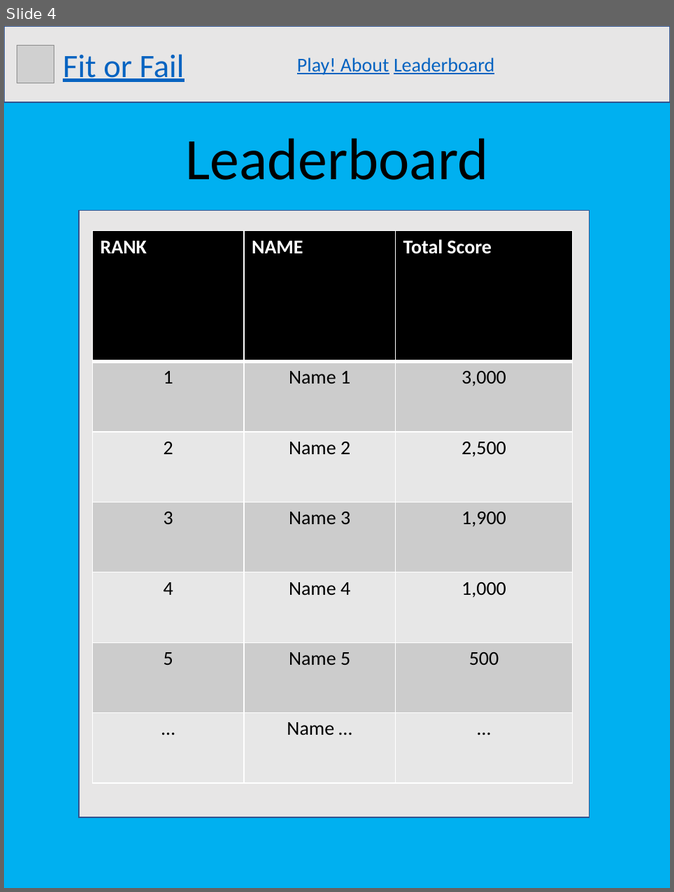
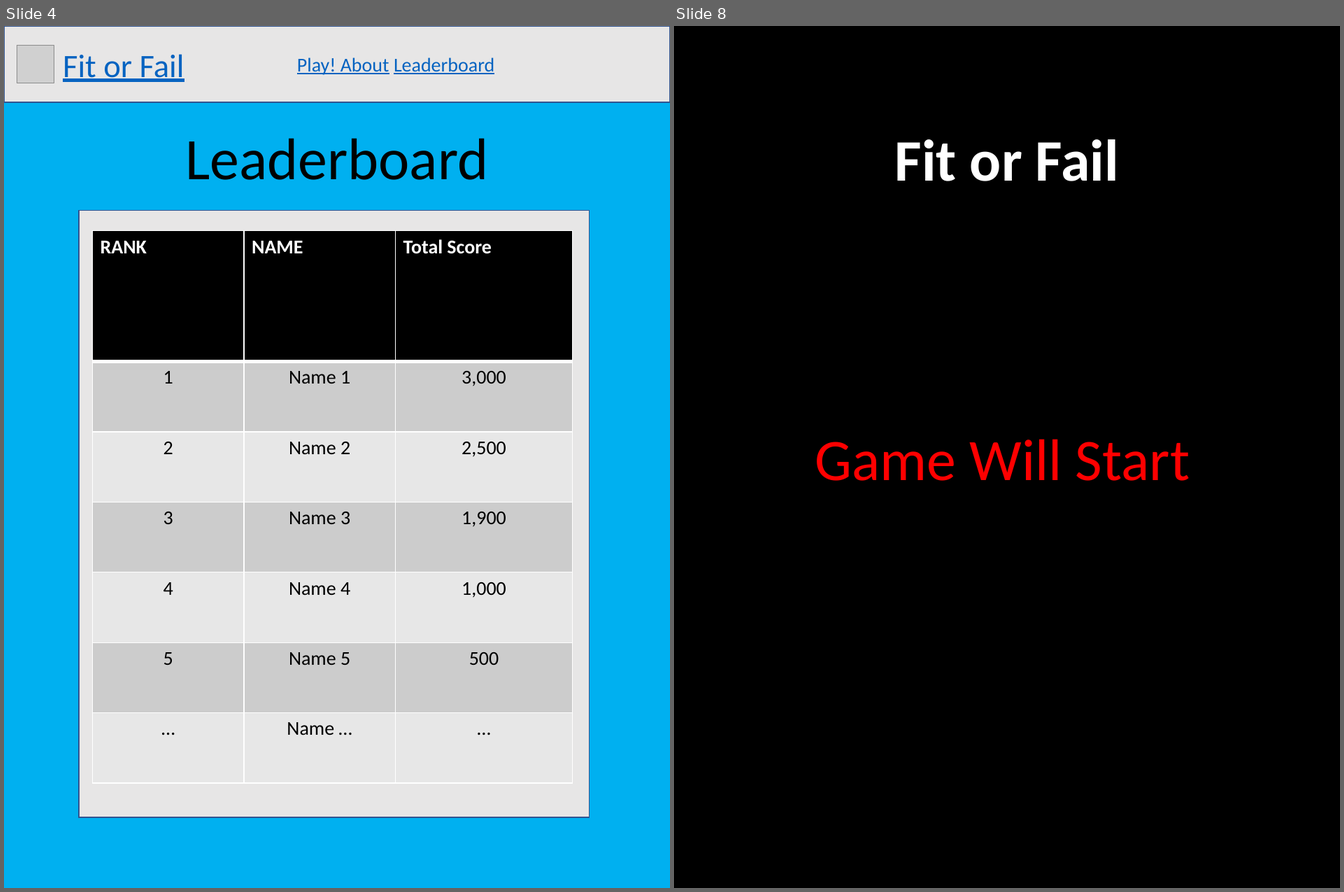
Before and after one commit to s-christian/Fit_or_Fail, a slide deck: website_graphic.pptx. Shown side by side, each under a label of ours: slide 4 before the commit, slides 4 and 8 after it; the slides between them are not shown. The pictures are 674x892 and 1344x892 pixels, drawn with LibreOffice and Linux fonts; fonts in the diff are those of the drawing; grey boxes stand for pictures. Boxes give left, top, right and bottom in pixels: in the first picture for what was removed or moved away, otherwise in the second. Text is boxed around its words. In the diff, an @@ line names an element or a change of style, - is before the commit and + after.

```diff
--- a/website_graphic.pptx
+++ b/website_graphic.pptx
@@ slide 8 added at (674, 26, 1340, 888), background #000000 @@
@@ text added at (895, 139, 1119, 181), 54 pt, text #FFFFFF, bold @@
+Fit or Fail
@@ text added at (815, 439, 1190, 481), 54 pt, text #FF0000 @@
+Game Will Start
```
Also in this commit, not shown: 2 slides changed, 2 other slides added.
